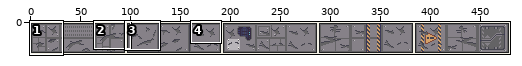
Edited in one commit: pixel-art file (art/modules/Floor_1x3.ase). Above: a wide view before the commit, with the close-up outlined.
Close-up. Before the edit:
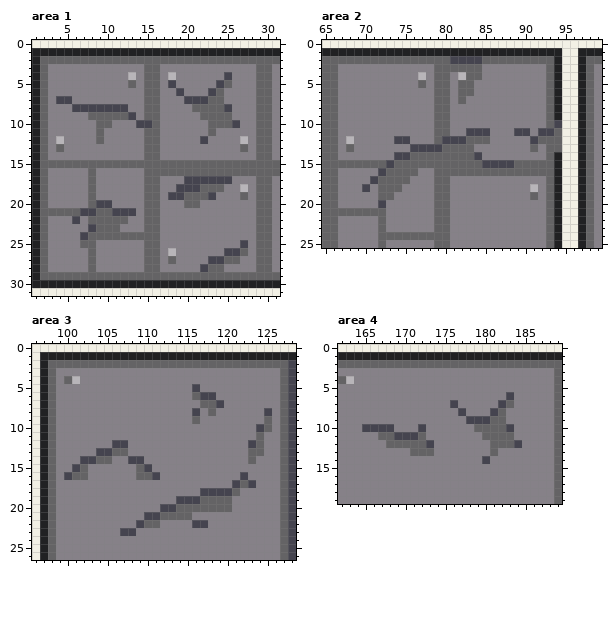
480x32 pixels, 1 frame. Shown: area 1: x 1..31, y 0..31; area 2: x 65..99, y 0..25; area 3: x 96..128, y 0..26; area 4: x 162..189, y 0..19. The commit also changed other parts of the picture, which this record leaves out.
Now the later version:
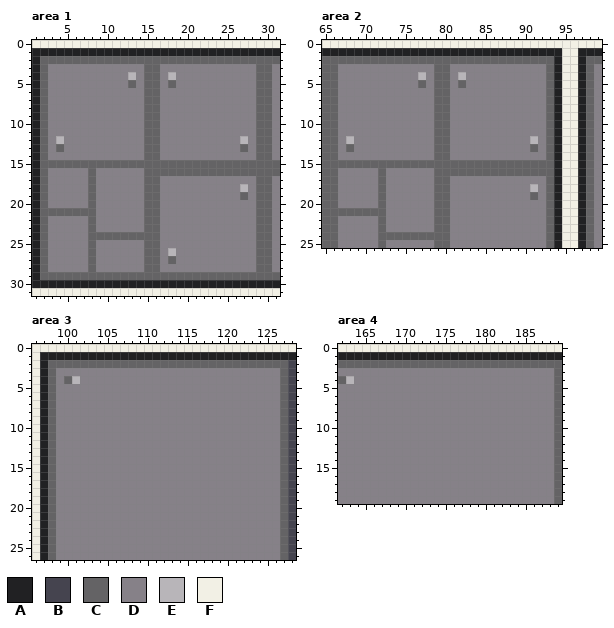
Palette (. is transparent): A #212123  B #45444f  C #646365  D #868188  E #b8b5b9  F #f2f0e5
What changed:
layer "Layer 2" now hidden
Changed rows in their new state; - is an unchanged pixel.
Area 1:
first column x 4:
 4 ---------------------D-
 5 --------------C-----DD-
 6 ---------------D---DD--
 7 DD--------------DDDDD--
 8 --DDDDDDD--------DDDDD-
 9 ----DDDDDD--------DDDD-
10 -----DD---DC-------DDDD
11 -----D-------------D---
12 -----D------------D----
first column x 6:
17 --------------DDDDDD--
18 -------------DDDDDD---
19 ------------DDDDDD----
20 ---DD---------DD------
21 -CCDDDDD--------------
22 D--DDDD---------------
23 --CDDD----------------
24 -D--------------------
25 -D-------------------D
26 -------------------DDD
27 -----------------DDDD-
28 ----------------DDD---
Area 2:
first column x 70:
 2 -----------CCCC----------
 3 -----------DDDD----------
 4 -------------DD----------
 5 -------------D-----------
 6 ------------DD-----------
 7 ------------D------------
10 ------------------------A
11 -------------DDD---DD-DCA
12 ----DD----CDDDDD-----ED-A
13 ------DDDC-DDD----------A
14 ----DDDDD--DDDD----------
15 ---C-----------CCCC------
16 --CDDDD------------------
17 -D-DDD-------------------
18 D--DD--------------------
19 ---D---------------------
20 --C----------------------
Area 3:
first column x 100:
 5 ----------------D---------
 6 ----------------DDD-------
 7 -----------------DDD------
 8 ----------------D-D------D
 9 ----------------D--------D
10 ------------------------DD
11 ------------------------D-
12 ------DD---------------DD-
13 ----DDDD---------------DD-
14 --DDDD--DD-------------D--
15 -DD------DD---------------
16 DDD------DDD----------D---
17 ---------------------DDD--
18 -----------------DDDDD----
19 --------------DDDDDDD-----
20 ------------DDDDDDDDD-----
21 ----------DDDDDD----------
22 ---------DDD----DD--------
23 -------DD-----------------
Area 4:
first column x 165:
 6 ------------------D-
 7 -----------D-----DD-
 8 ------------D---DD--
 9 -------------DDDDD--
10 DDDD---D------DDDDD-
11 --DDDDDD-------DDDD-
12 ---DDDDDD-------DDDD
13 ------DDD-------D---
14 ---------------D----
